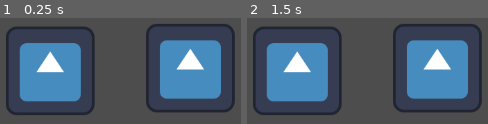
Above: before the commit, frames 1-2 (left to right).
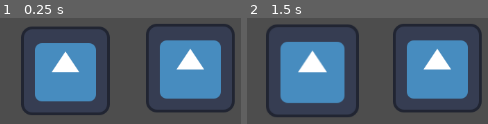
Above: after the commit, the same moments.

Repository: JonasRdeveloper/Arrastando-Sprites-2D
Game: Godot game, scene res://src/cenas/mundo.tscn
The game is run twice, just before and just after one commit, with the same random seed, the same clock (stepped at 60 frames per second) and the same inputs. The engine's default icon, where the game draws it, is replaced by a stand-in: a white triangle on a blue panel in a dark square.
Inputs (mouse positions are in pixels of both pictures, inside the frame that each line leads up to):
- Up to frame 1 (0.25 s): no input
- Up to frame 2 (1.5 s): tap Enter at 0.5 s; move the mouse to (outside the picture) at 0.52 s; click (outside the picture) at 0.67 s; tap Space at 1.25 s; move the mouse to (290, 92) at 1.27 s; click (290, 92) at 1.42 s

The runs differ from the first frame. In frame 1, 13% of the frame differs, in the area x 2-46%, y 8-92%; in frame 2, 15%, in the area x 2-47%, y 5-94%.

Commit message:
Método move_to_front()

Diff:
--- /dev/null
+++ b/src/cenas/arrastavel.tscn
@@ -0,0 +1,25 @@
+[gd_scene load_steps=5 format=3 uid="uid://ht38uxsqi2i7"]
+
+[ext_resource type="Texture2D" uid="uid://cs88cy6uubs4e" path="res://icon.svg" id="1_wrxmn"]
+[ext_resource type="Script" uid="uid://dy77j0koar8it" path="res://src/roteiros/arrastavel.gd" id="2_fp50a"]
+
+[sub_resource type="RectangleShape2D" id="RectangleShape2D_fu5eb"]
+size = Vector2(112, 116)
+
+[sub_resource type="RectangleShape2D" id="RectangleShape2D_fchh8"]
+size = Vector2(110, 118)
+
+[node name="Arrastavel" type="Sprite2D"]
+texture = ExtResource("1_wrxmn")
+script = ExtResource("2_fp50a")
+
+[node name="CharacterBody2D" type="CharacterBody2D" parent="."]
+
+[node name="Formato_colisao" type="CollisionShape2D" parent="CharacterBody2D"]
+shape = SubResource("RectangleShape2D_fu5eb")
+
+[node name="Area_de_deteccao" type="Area2D" parent="."]
+
+[node name="Formato_colisao" type="CollisionShape2D" parent="Area_de_deteccao"]
+shape = SubResource("RectangleShape2D_fchh8")
+debug_color = Color(1, 1, 0, 0.41960785)
--- a/src/cenas/mundo.tscn
+++ b/src/cenas/mundo.tscn
@@ -1,29 +1,16 @@
-[gd_scene load_steps=4 format=3 uid="uid://b30qj1e4xcwbb"]
+[gd_scene load_steps=2 format=3 uid="uid://b30qj1e4xcwbb"]
 
-[ext_resource type="Texture2D" uid="uid://cs88cy6uubs4e" path="res://icon.svg" id="1_cyidh"]
-[ext_resource type="Script" uid="uid://dy77j0koar8it" path="res://src/roteiros/arrastavel.gd" id="2_fu5eb"]
-
-[sub_resource type="RectangleShape2D" id="RectangleShape2D_fu5eb"]
-size = Vector2(112, 116)
+[ext_resource type="PackedScene" uid="uid://ht38uxsqi2i7" path="res://src/cenas/arrastavel.tscn" id="1_cyidh"]
 
 [node name="Mundo" type="Node2D"]
 
-[node name="Arrastavel" type="Sprite2D" parent="."]
+[node name="Arrastavel2" parent="." instance=ExtResource("1_cyidh")]
+position = Vector2(377, 326)
+
+[node name="Formato_colisao" parent="Arrastavel2/Area_de_deteccao" index="0"]
+debug_color = Color(1, 0, 0, 0.41960785)
+
+[node name="Arrastavel" parent="." instance=ExtResource("1_cyidh")]
 position = Vector2(557, 322)
-texture = ExtResource("1_cyidh")
-script = ExtResource("2_fu5eb")
 
-[node name="CharacterBody2D" type="CharacterBody2D" parent="Arrastavel"]
-
-[node name="CollisionShape2D" type="CollisionShape2D" parent="Arrastavel/CharacterBody2D"]
-shape = SubResource("RectangleShape2D_fu5eb")
-
-[node name="Arrastavel2" type="Sprite2D" parent="."]
-position = Vector2(355, 326)
-texture = ExtResource("1_cyidh")
-script = ExtResource("2_fu5eb")
-
-[node name="CharacterBody2D" type="CharacterBody2D" parent="Arrastavel2"]
-
-[node name="CollisionShape2D" type="CollisionShape2D" parent="Arrastavel2/CharacterBody2D"]
-shape = SubResource("RectangleShape2D_fu5eb")
+[editable path="Arrastavel2"]
--- a/src/roteiros/arrastavel.gd
+++ b/src/roteiros/arrastavel.gd
@@ -1,9 +1,15 @@
 extends Sprite2D
+
+@onready var area_de_deteccao := $Area_de_deteccao as Area2D
 
 const MASCARA_DE_COLISAO_CARTA: int = 1
 
 var arrastando := false
 var offset_mouse := Vector2.ZERO
+
+func _ready() -> void:
+	area_de_deteccao.mouse_entered.connect(_ligar_mouse_de_entrada)
+	area_de_deteccao.mouse_exited.connect(_ligar_mouse_de_saida)
 
 func _input(event: InputEvent) -> void:
 	if event is InputEventMouseButton and event.button_index == MOUSE_BUTTON_LEFT:
@@ -12,18 +18,16 @@
 			if clicado == self:
 				arrastando = true
 				offset_mouse = to_local(event.position)
+				move_to_front()  # Garante que fique por cima dos irmãos
 		else:
 			arrastando = false
 
 	elif event is InputEventMouseMotion:
-		# Verifica se o botão esquerdo ainda está pressionado e se estamos arrastando
 		if event.button_mask & MOUSE_BUTTON_MASK_LEFT and arrastando:
 			var nova_posicao = event.position - offset_mouse
-
 			var tamanho_tela := get_viewport_rect().size
 			nova_posicao.x = clamp(nova_posicao.x, 0, tamanho_tela.x - get_rect().size.x)
 			nova_posicao.y = clamp(nova_posicao.y, 0, tamanho_tela.y - get_rect().size.y)
-
 			position = nova_posicao
 
 func _check_se_foi_clicado() -> Node:
@@ -31,9 +35,20 @@
 	var parametros := PhysicsPointQueryParameters2D.new()
 	parametros.position = get_global_mouse_position()
 	parametros.collide_with_areas = true
-	parametros.collision_mask = MASCARA_DE_COLISAO_CARTA  # Ajuste conforme sua camada de colisão
+	parametros.collision_mask = MASCARA_DE_COLISAO_CARTA
 
 	var resultado := space_state.intersect_point(parametros)
 	if resultado.size() > 0:
 		return resultado[0].collider.get_parent()
 	return null
+
+func _ligar_mouse_de_entrada() -> void:
+	destacar_carta(self, true)
+
+func _ligar_mouse_de_saida() -> void:
+	destacar_carta(self, false)
+
+func destacar_carta(carta: Sprite2D, pairou: bool) -> void:
+	if carta and not arrastando:
+		carta.scale = Vector2(1.05, 1.05) if pairou else Vector2.ONE
+		carta.z_index = 2 if pairou else 1
Not shown, added: click.txt
Not shown, changed: README.md
